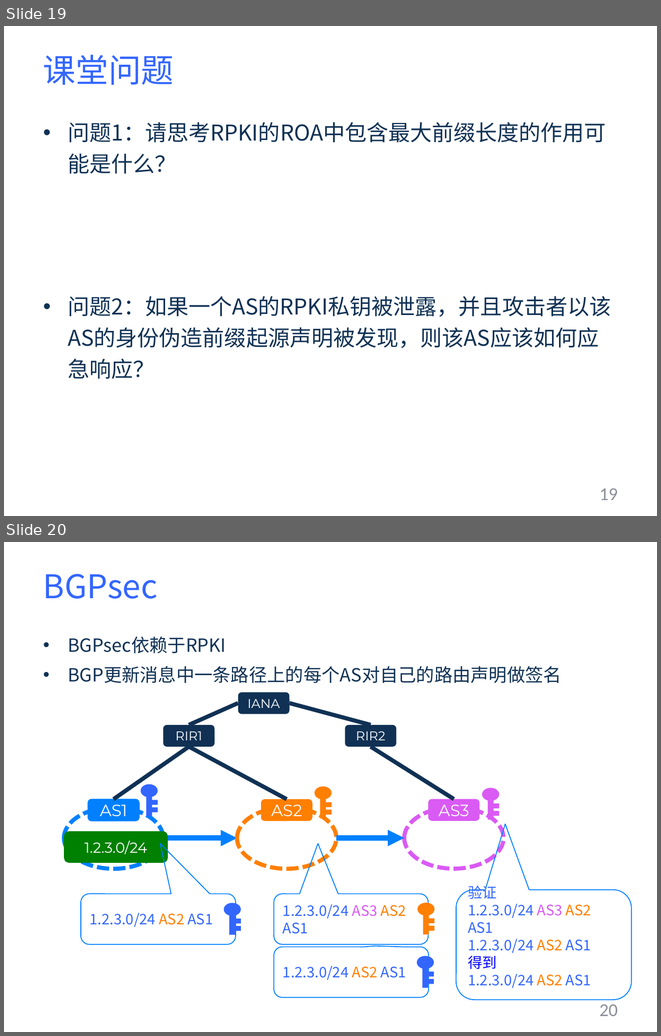
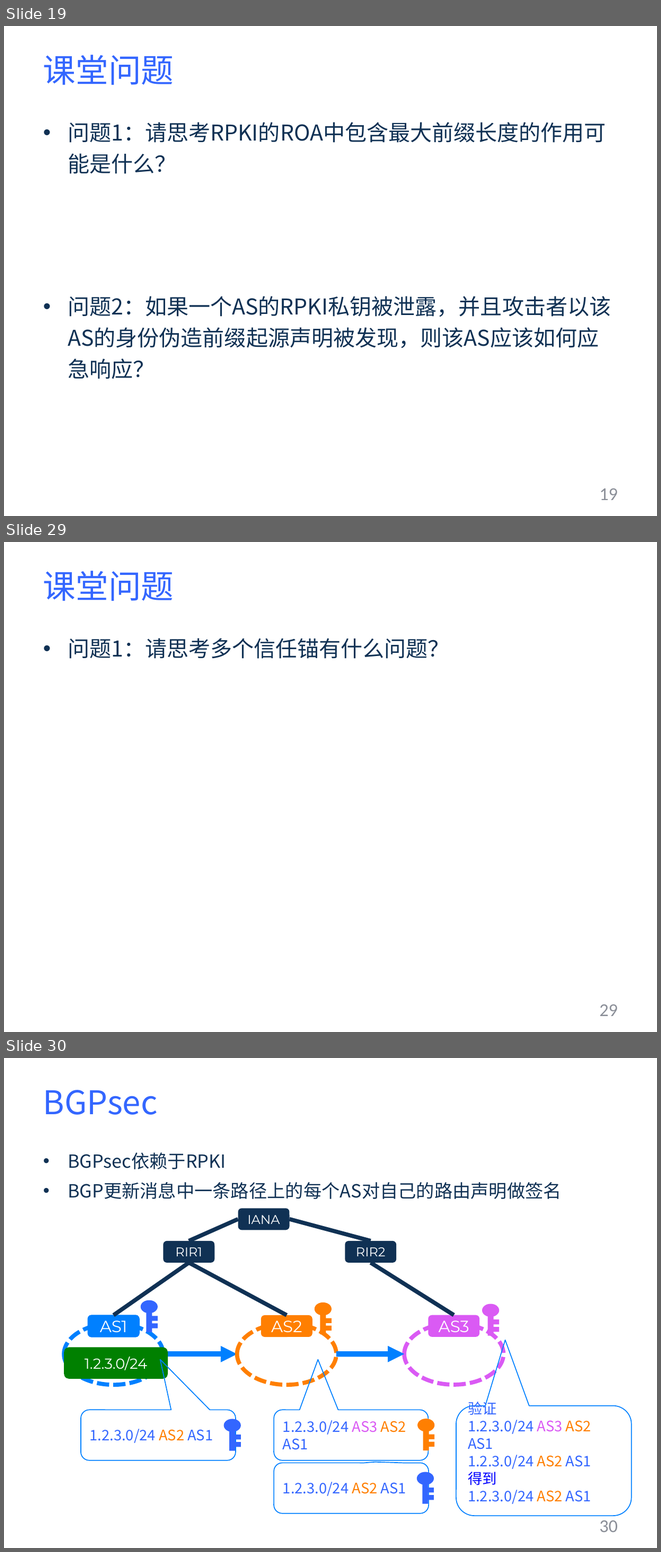
Before and after one commit to YuZhang/Security-Courseware, a slide deck: internet-security/bgp-sec-4.pptx. Shown one above the other, each under a label of ours: slides 19 and 20 before the commit, slides 19, 29 and 30 after it; the slides between them are not shown. The pictures are 661x1036 and 661x1552 pixels, drawn with LibreOffice and Linux fonts; fonts in the diff are those of the drawing. Boxes give left, top, right and bottom in pixels: in the first picture for what was removed or moved away, otherwise in the second. Text is boxed around its words. In the diff, an @@ line names an element or a change of style, - is before the commit and + after.

```diff
--- a/internet-security/bgp-sec-4.pptx
+++ b/internet-security/bgp-sec-4.pptx
@@ slide 29 added at <box>4,542,657,1032</box>, background #FFFFFF @@
@@ title added at <box>43,571,174,601</box>, 36 pt, text #3366FF @@
+课堂问题
@@ text added at <box>68,638,450,659</box>, 24 pt, text #103154 @@
+• 问题1：请思考多个信任锚有什么问题？
@@ page number added at <box>599,1004,618,1016</box>, 20 pt, text #8C9099 @@
+29
@@ what was slide 20 is now slide 30 @@
@@ page number at <box>599,1520,618,1532</box>: text changed @@
-20
+30
```
Also in this commit, not shown: 1 slide changed, 10 other slides added, 1 slide removed, 2 other files.
